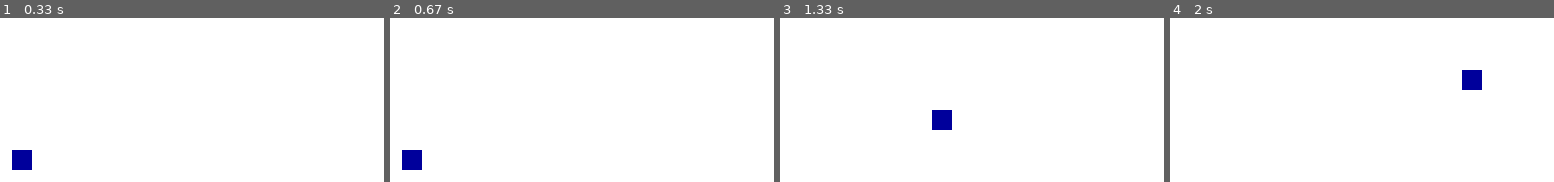
Above: before the commit, frames 1-4 (left to right).
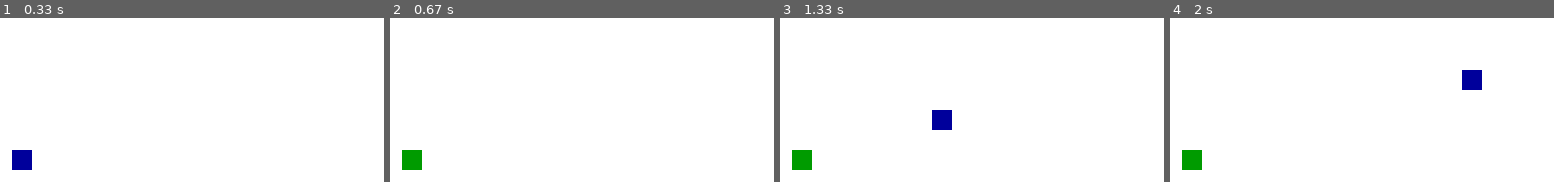
Above: after the commit, the same moments.

Repository: Andrew-Pynch/neuralink-bot
Game: pygame game, started from surgery_game.py
The game is run twice, just before and just after one commit, with the same random seed, the same clock (stepped at 60 frames per second) and the same inputs.
Inputs:
- Up to frame 1 (0.33 s): no input
- Up to frame 2 (0.67 s): tap Backspace at 0.33 s
- Up to frame 3 (1.33 s): hold Right 0.67-1.13 s; hold Up from 1.17 s (still down)
- Up to frame 4 (2 s): release Up at 1.47 s; hold Right 1.5-1.97 s

Frame 1 is identical in both runs. In frame 2, 0.6% of the frame differs, in the area x 3-9%, y 80-93%; in frame 3, 0.6%; in frame 4, 0.6%.

Commit message:
fixed backspace rendering of placed laces

Diff:
--- a/surgery_game.py
+++ b/surgery_game.py
@@ -45,6 +45,12 @@
 
 
 """### RE ADD LACE FUNCTION???"""
+def lace(x, y, lace_list):
+    """### RENDER ALL THE LACES ###"""
+    # RENDER THE CURRENT LACE
+    pygame.draw.rect(game_display, blue, [x, y, lace_size, lace_size])
+    for x_y in lace_list:
+        pygame.draw.rect(game_display, green, [x_y[0], x_y[1], lace_size, lace_size])
 
 
 def score():
@@ -172,11 +178,7 @@
         game_display.fill(white)
 
         """### RENDER ALL THE LACES ###"""
-        # RENDER THE CURRENT LACE
-        pygame.draw.rect(game_display, blue, [x, y, lace_size, lace_size])
-        for x_y in lace_list[:-1]:
-            pygame.draw.rect(game_display, green, [x_y[0], x_y[1], lace_size, lace_size])
-
+        lace(x, y, lace_list)
 
 
         """MAIN GAME ITEMS"""
